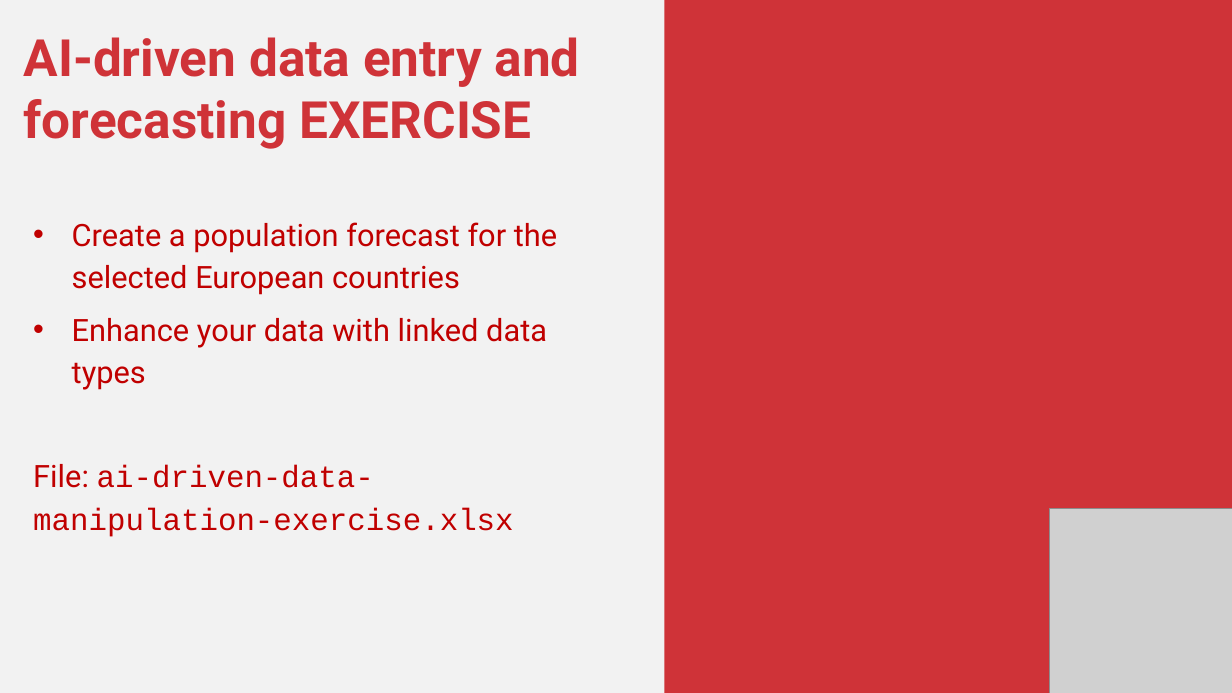
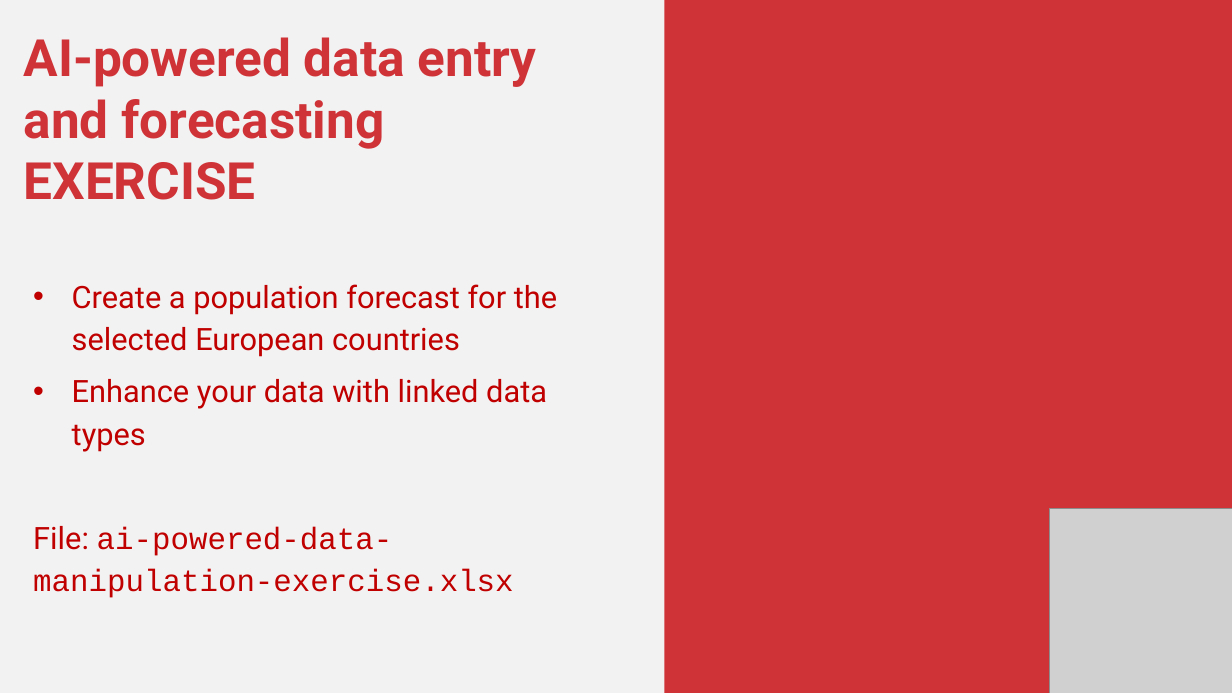
Before and after one commit to stringfestdata/xlgs-2024-analytics-2_0, a slide deck: slide 13 of xlgs-analytics-2_0-slides.pptx. Drawn at 1232x693 pixels with LibreOffice and Linux fonts; fonts in the diff are those of the drawing; grey boxes stand for pictures. Boxes give left, top, right and bottom in pixels: in the first picture for what was removed or moved away, otherwise in the second. Text is boxed around its words. In the diff, an @@ line names an element or a change of style, - is before the commit and + after.

```diff
--- a/xlgs-analytics-2_0-slides.pptx
+++ b/xlgs-analytics-2_0-slides.pptx
@@ text at box(24, 37, 537, 200): text changed @@
-AI-driven data entry and forecasting EXERCISE
+AI-powered data entry and forecasting EXERCISE
@@ text at box(33, 526, 393, 556): text changed @@
-File: ai-driven-data-manipulation-exercise.xlsx
+File: ai-powered-data-manipulation-exercise.xlsx
```
Also in this commit, not shown: 5 other slides changed, 4 slides added, 2 slides removed, 41 other files.
